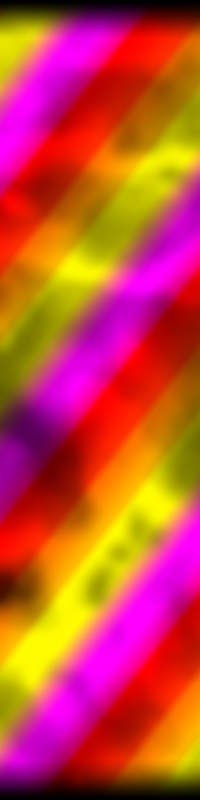
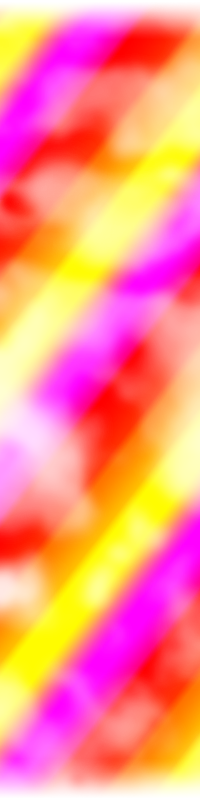
Layers edited between the first and the second 200 x 800 image:
added layer "darker" in group "angle2" over [0, 0, 200, 800]
hid "Layer 1 copy 2" over [0, 0, 200, 800]
hid "Layer 2" over [0, 0, 200, 800]
